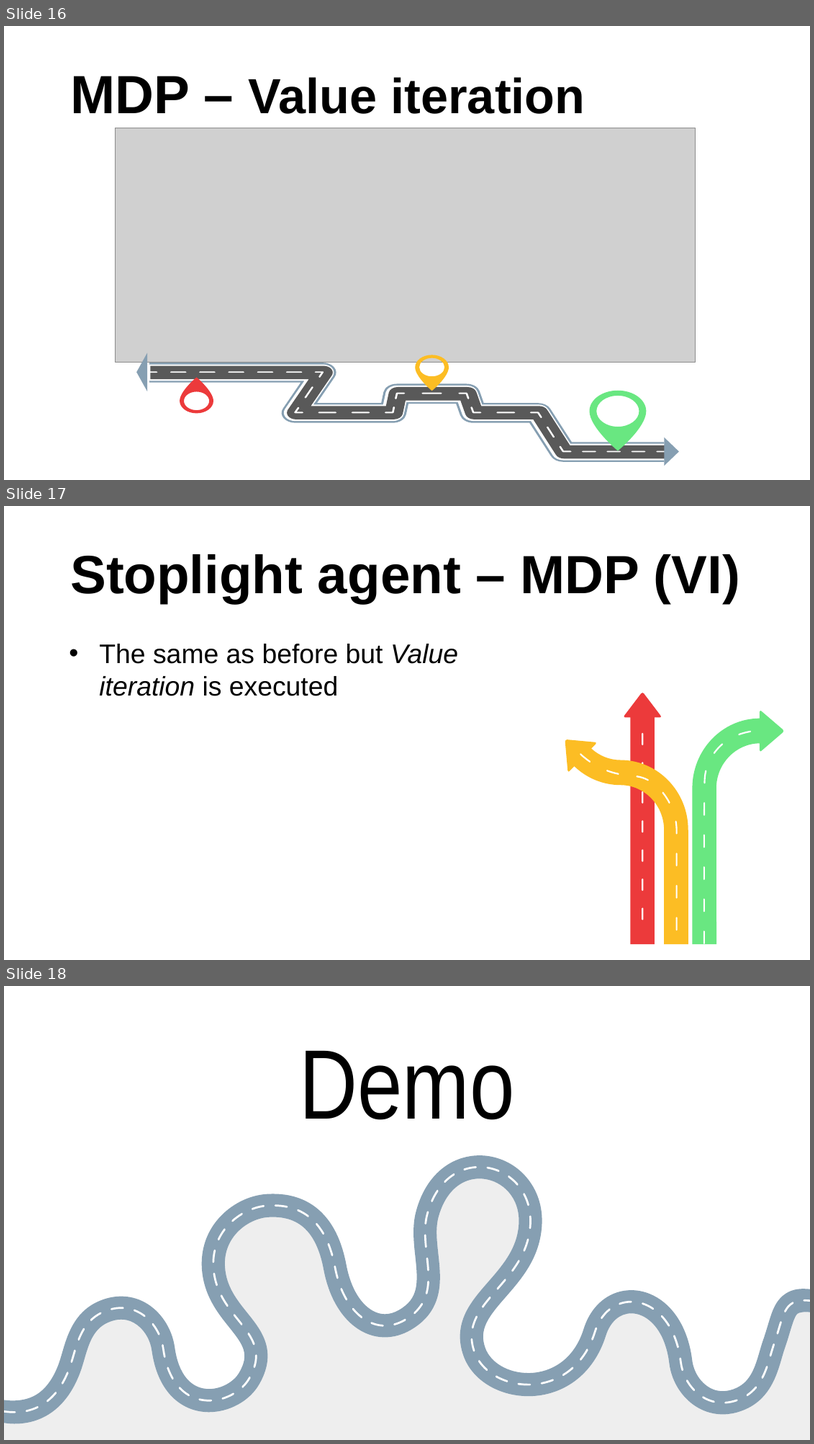
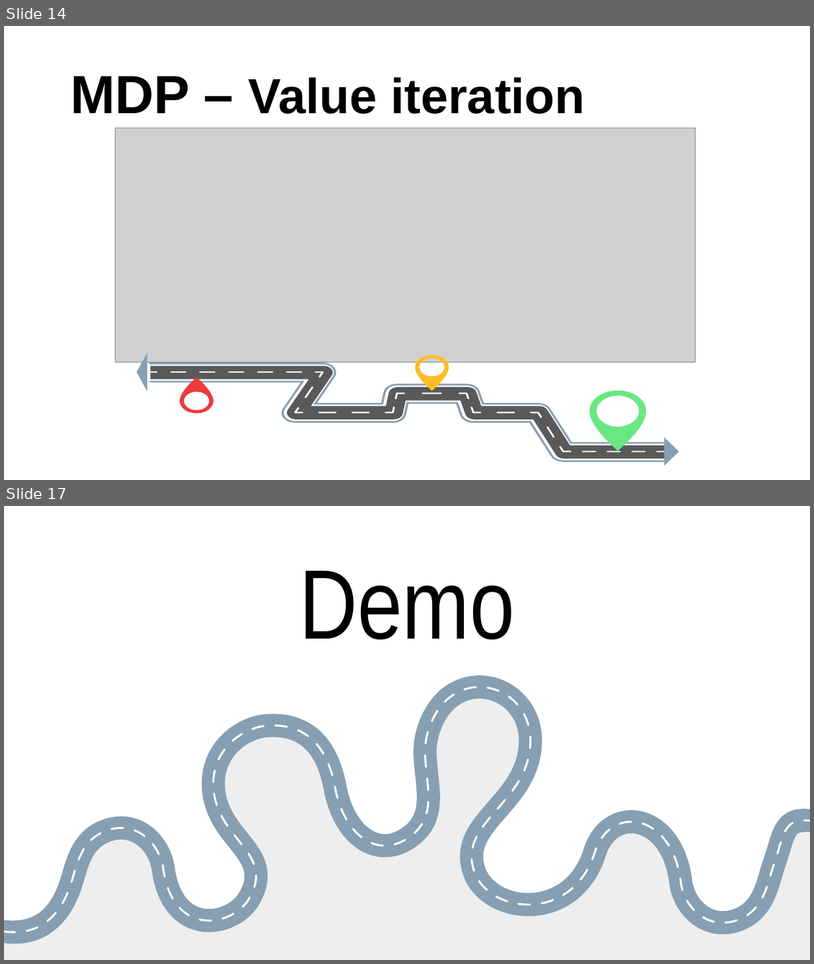
Before and after one commit to davidecapone/TrafficLightsOptimization, a slide deck: Presentation.pptx. Shown one above the other, each under a label of ours: slides 16, 17 and 18 before the commit, slides 14 and 17 after it; the slides between them are not shown. The pictures are 814x1444 and 814x964 pixels, drawn with LibreOffice and Linux fonts; fonts in the diff are those of the drawing; grey boxes stand for pictures. Boxes give left, top, right and bottom in pixels: in the first picture for what was removed or moved away, otherwise in the second. Text is boxed around its words. In the diff, an @@ line names an element or a change of style, - is before the commit and + after.

```diff
--- a/Presentation.pptx
+++ b/Presentation.pptx
@@ slide 17 removed at [4, 506, 810, 960], background #FFFFFF @@
@@ title removed at [70, 554, 741, 603] @@
-Stoplight agent – MDP (VI)
@@ text removed at [99, 644, 458, 696] @@
-• The same as before but Value iteration is executed
@@ group removed at [566, 692, 784, 944]: 13 freeform shapes @@
@@ what was slide 16 is now slide 14 @@
@@ what was slide 18 is now slide 17 @@
```
Also in this commit, not shown: 2 slides changed.
